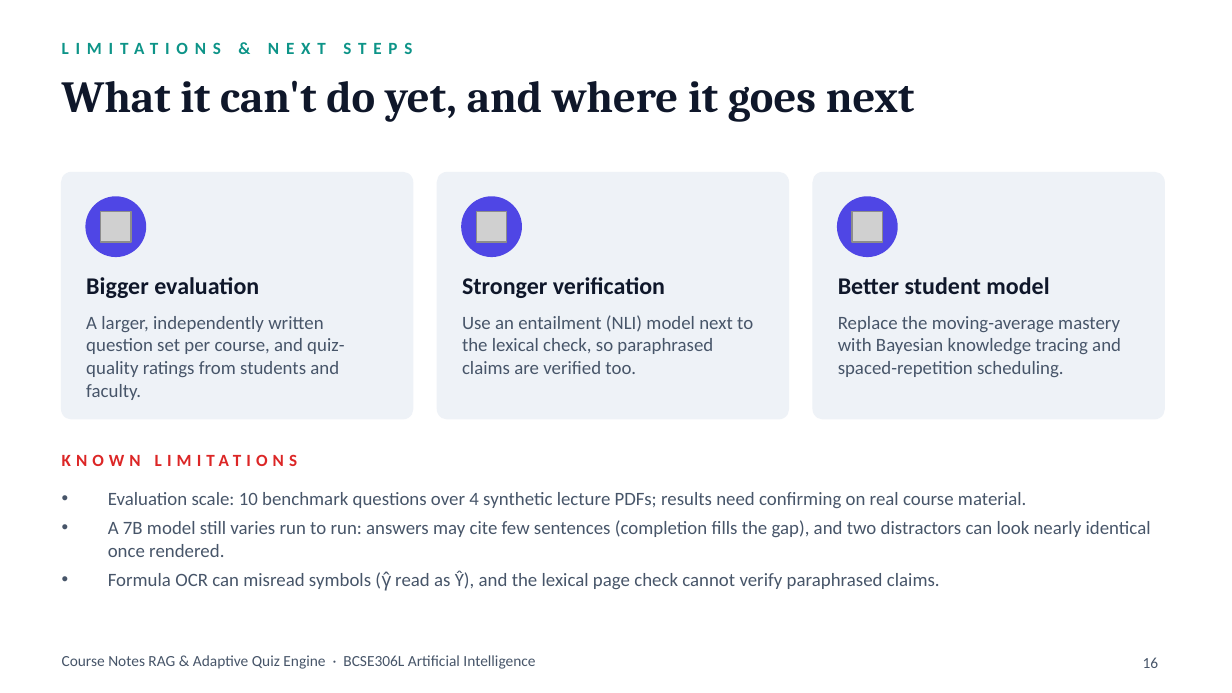
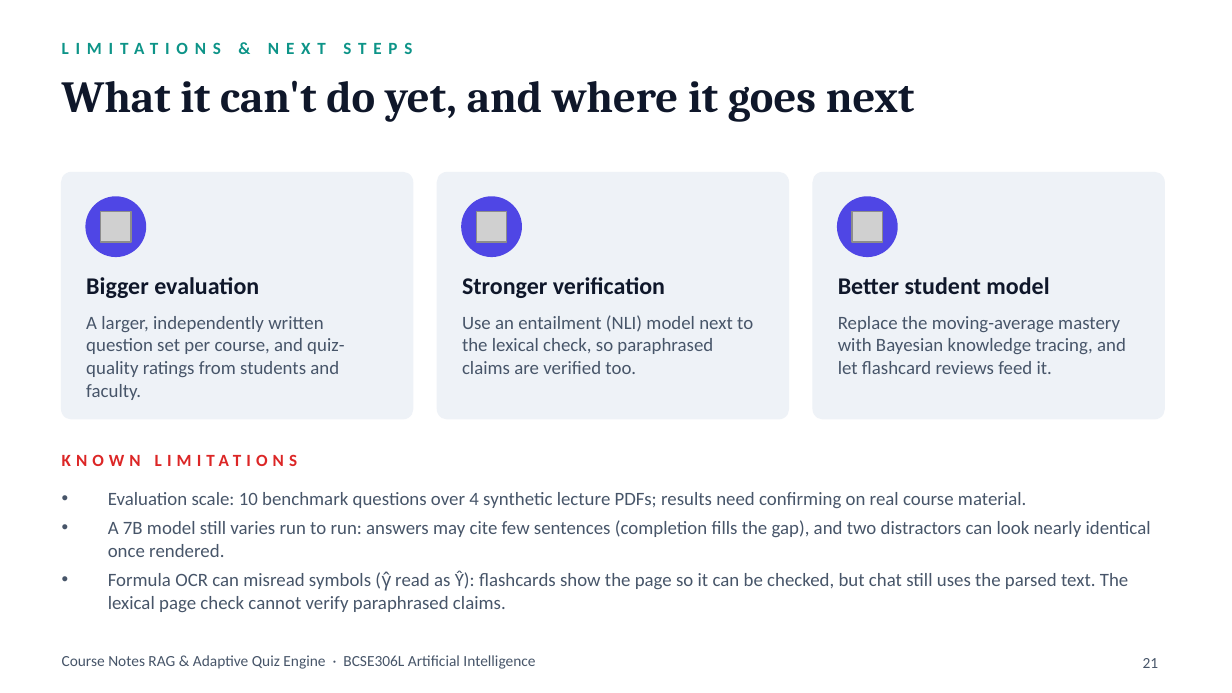
Before and after one commit to RoyceRRNS/AI_Project, a slide deck: slide 21 of docs/presentation/Course_Notes_RAG_Demo.pptx (slide 16 before the commit). Drawn at 1232x693 pixels with LibreOffice and Linux fonts; fonts in the diff are those of the drawing; grey boxes stand for pictures. Boxes give left, top, right and bottom in pixels: in the first picture for what was removed or moved away, otherwise in the second. Text is boxed around its words. In the diff, an @@ line names an element or a change of style, - is before the commit and + after.

```diff
--- a/docs/presentation/Course_Notes_RAG_Demo.pptx
+++ b/docs/presentation/Course_Notes_RAG_Demo.pptx
@@ text at <box>838,316,1126,374</box>: text changed @@
-Replace the moving-average mastery with Bayesian knowledge tracing and spaced-repetition scheduling.
+Replace the moving-average mastery with Bayesian knowledge tracing, and let flashcard reviews feed it.
@@ text at <box>108,571,1128,612</box>: text changed @@
-• Formula OCR can misread symbols (γ̂ read as Ŷ), and the lexical page check cannot verify paraphrased claims.
+• Formula OCR can misread symbols (γ̂ read as Ŷ): flashcards show the page so it can be checked, but chat still uses the parsed text. The lexical page check cannot verify paraphrased claims.
@@ page number at <box>1143,658,1159,668</box>: text changed @@
-16
+21
```
Also in this commit, not shown: 3 other slides changed, 5 slides added, 4 other files.
